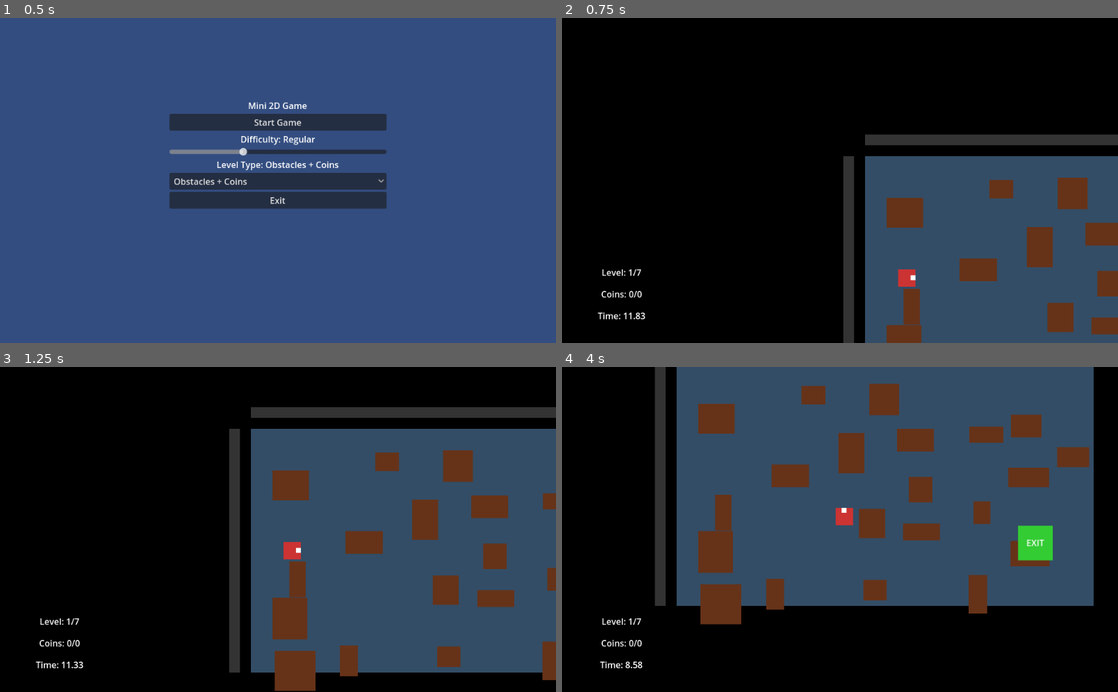
Above: before the commit, frames 1-4 (two rows, left to right).
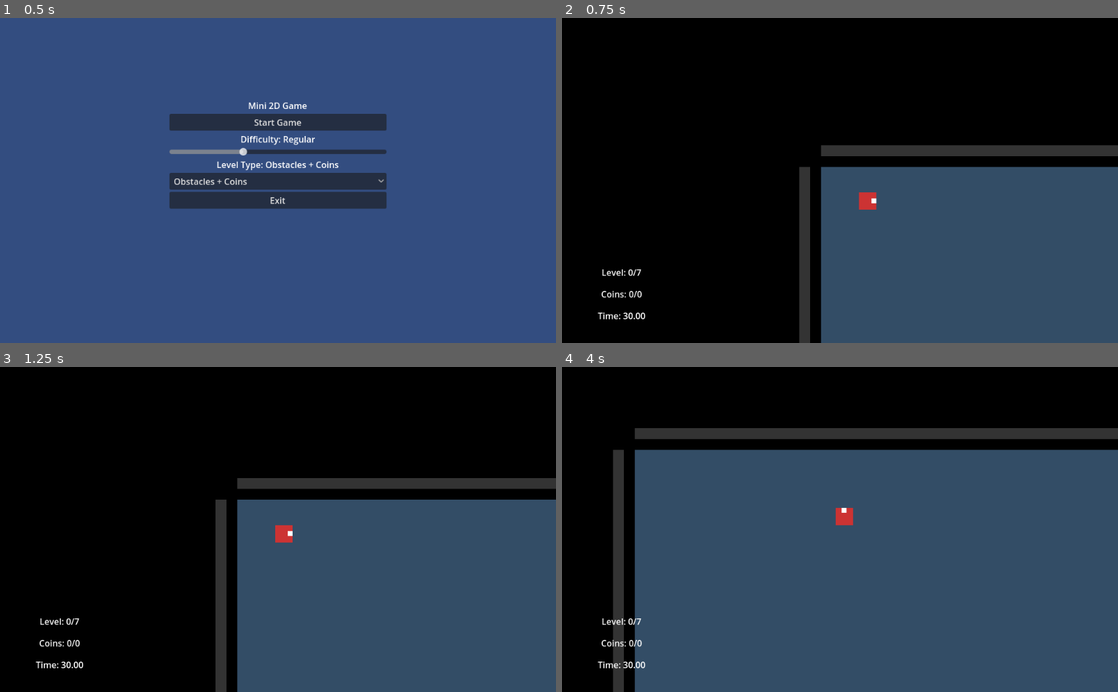
Above: after the commit, the same moments.

Repository: alexevenly/godot-2d-mini-game
Game: Godot game, scene res://scenes/MainMenu.tscn
Same seed, same stepped clock (60 frames per second), same inputs: the game is played once before the commit and once after it.
Inputs:
- Up to frame 1 (0.5 s): no input
- Up to frame 2 (0.75 s): click "Start Game" at 0.5 s
- Up to frame 3 (1.25 s): no input
- Up to frame 4 (4 s): hold D (move_right) 1.28-2.03 s; hold S (move_down) 2.03-2.78 s; hold D (move_right) 2.78-3.53 s; hold W (move_up) from 3.53 s (still down)

Frame 1 is identical in both runs. In frame 2, 15% of the frame differs, in the area x 11-100%, y 35-100%; in frame 3, 26%; in frame 4, 57%, in the area x 6-100%, y 0-100%.
Error after the commit: Parse Error: Member "LevelType" is not a function. (res://scripts/GameState.gd:33)

Commit message:
Normalize script indentation to tabs

Diff:
--- a/scripts/GameState.gd
+++ b/scripts/GameState.gd
@@ -30,7 +30,7 @@
 	if Engine.has_meta("level_type_selection"):
 		var stored_type = int(Engine.get_meta("level_type_selection"))
 		if stored_type >= 0 and stored_type <= LevelType.RANDOM:
-			selected_level_type = stored_type
+			selected_level_type = LevelType(stored_type)
 	_refresh_level_type(true)
 
 func reset_to_start():
--- a/scripts/LevelGenerator.gd
+++ b/scripts/LevelGenerator.gd
@@ -81,7 +81,8 @@
 	var level_height: float = float(dims.height)
 	var offset = Vector2(dims.offset_x, dims.offset_y)
 
-	var door_count = randi_range(1, 3)
+	var max_doors = clamp(1 + int(ceil(level / 2.0)), 1, 3)
+	var door_count = randi_range(1, max_doors)
 	var door_width = 26.0
 	var segment_width = level_width / float(door_count + 1)
 
@@ -127,9 +128,9 @@
 		door.position = Vector2(center_x - door_width * 0.5, offset.y)
 		doors.append(door)
 		if main_scene:
-			main_scene.add_child(door)
-		else:
-			add_child(door)
+			main_scene.call_deferred("add_child", door)
+		else:
+			call_deferred("add_child", door)
 
 		var keys_needed = int(keys_per_door[i])
 		if keys_needed <= 0:
@@ -177,7 +178,8 @@
 	if exit_node:
 		exit_pos = exit_node.position
 
-	_set_player_spawn_override(Vector2(offset.x + 80.0, offset.y + level_height * 0.5))
+	var spawn_y = clamp(player_start_position.y, offset.y + 80.0, offset.y + level_height - 80.0)
+	_set_player_spawn_override(Vector2(offset.x + 80.0, spawn_y))
 
 func _generate_maze_level(include_coins: bool, main_scene, player_start_position: Vector2) -> void:
 	var dims = LevelUtils.get_scaled_level_dimensions(current_level_size)
@@ -294,10 +296,10 @@
 
 	return door
 
-func _create_key_node(door: StaticBody2D, position: Vector2, required_keys: int) -> Area2D:
+func _create_key_node(door: StaticBody2D, spawn_position: Vector2, required_keys: int) -> Area2D:
 	var key := Area2D.new()
 	key.name = "Key%d" % key_items.size()
-	key.position = position
+	key.position = spawn_position
 	key.set_script(preload("res://scripts/Key.gd"))
 	key.door_path = door.get_path()
 	key.required_key_count = required_keys
@@ -319,10 +321,10 @@
 
 	return key
 
-func _create_coin_node(position: Vector2) -> Area2D:
+func _create_coin_node(spawn_position: Vector2) -> Area2D:
 	var coin := Area2D.new()
 	coin.name = "Coin" + str(coins.size())
-	coin.position = position
+	coin.position = spawn_position
 
 	var body := ColorRect.new()
 	body.name = "CoinBody"
@@ -395,9 +397,9 @@
 				wall.position = offset + Vector2(x * cell_size, y * cell_size)
 				maze_walls.append(wall)
 				if main_scene:
-					main_scene.add_child(wall)
+					main_scene.call_deferred("add_child", wall)
 				else:
-					add_child(wall)
+					call_deferred("add_child", wall)
 
 func _find_farthest_cell(grid: Array, start: Vector2i, cols: int, rows: int) -> Vector2i:
 	var visited: Array = []
@@ -444,7 +446,7 @@
 				continue
 			candidates.append(cell)
 	candidates.shuffle()
-	var desired = clamp(int(candidates.size() / 8), 5, 20)
+	var desired = clamp(int(candidates.size() / 8.0), 5, 20)
 	for i in range(min(desired, candidates.size())):
 		var cell = candidates[i]
 		var world_pos = _maze_cell_to_world(cell, offset, cell_size)
--- a/scripts/Main.gd
+++ b/scripts/Main.gd
@@ -235,7 +235,7 @@
 		player.rotation = 0.0
 		Logger.log_generation("Level ready: time %.2f, coins %d" % [game_time, total_coins])
 	else:
-		Logger.log_error("LevelGenerator instance missing during generation")
+		Logger.log_generation("Level ready: time %.2f, coins %d (default spawn)" % [game_time, total_coins])
 
 	level_initializing = false
 
@@ -318,8 +318,8 @@
 	if prevent_game_over:
 		return
 
-		Logger.log_game_mode("Game over on level %d (size %.2f)" % [game_state.current_level, game_state.current_level_size])
-		game_state.set_state(GameState.GameStateType.LOST)
+	Logger.log_game_mode("Game over on level %d (size %.2f)" % [game_state.current_level, game_state.current_level_size])
+	game_state.set_state(GameState.GameStateType.LOST)
 	game_over_label.visible = true
 	restart_button.visible = true
 	# Stop player movement
@@ -349,7 +349,7 @@
 	if not game_state.is_game_active():
 		return
 
-		Logger.log_game_mode("Level %d completed (size %.2f)" % [game_state.current_level, game_state.current_level_size])
+	Logger.log_game_mode("Level %d completed (size %.2f)" % [game_state.current_level, game_state.current_level_size])
 	game_state.set_state(GameState.GameStateType.WON)
 	win_label.visible = true
 	restart_button.visible = true
--- a/scripts/MainMenu.gd
+++ b/scripts/MainMenu.gd
@@ -44,11 +44,11 @@
 
 func _on_start_pressed():
 	# Set difficulty in TimerManager
-	var timer_manager = get_node("/root/Main/TimerManager")
+	var timer_manager = get_node_or_null("/root/Main/TimerManager")
 	if timer_manager:
 		timer_manager.set_difficulty(difficulty_names[current_difficulty_index])
 	# Set level type in GameState
-	var game_state = get_node("/root/Main/GameState")
+	var game_state = get_node_or_null("/root/Main/GameState")
 	var metadata = level_type_option.get_item_metadata(level_type_option.selected)
 	if metadata == null:
 		metadata = level_type_options[current_level_type_index]["type"]
--- a/scripts/Player.gd
+++ b/scripts/Player.gd
@@ -127,6 +127,8 @@
 func _spawn_ghost(strength_ratio: float) -> void:
 	if player_body == null:
 		return
+	if not is_inside_tree():
+		return
 
 	var ghost := Node2D.new()
 	ghost.position = global_position
@@ -145,7 +147,7 @@
 	ghost.modulate = Color(1.0, 1.0, 1.0, alpha)
 
 	var lifetime := ghost_base_lifetime + ghost_extra_lifetime * strength_ratio
-	var tween := get_tree().create_tween()
+	var tween := create_tween()
 	if tween == null:
 		ghost.queue_free()
 		return
